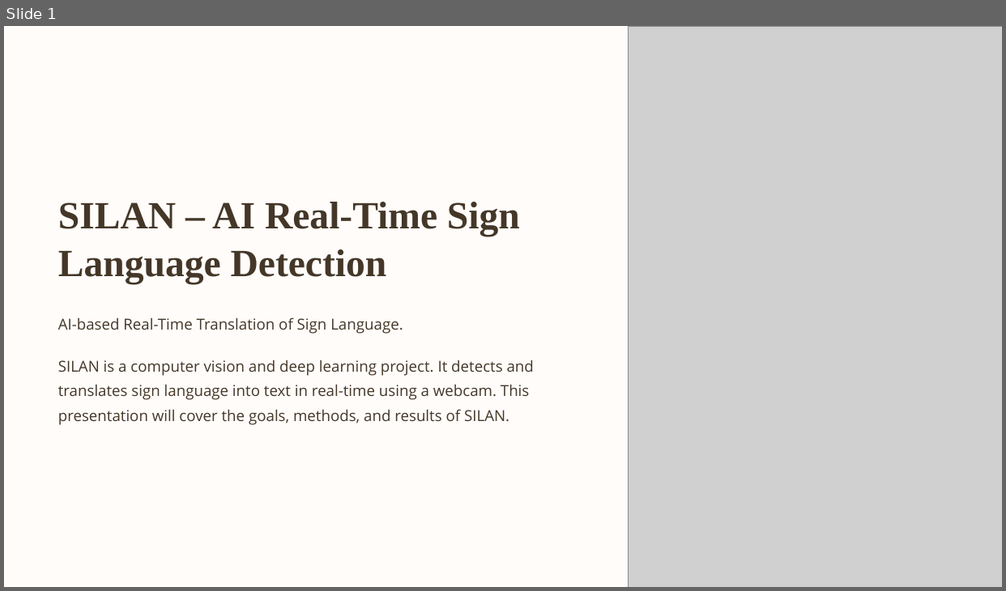
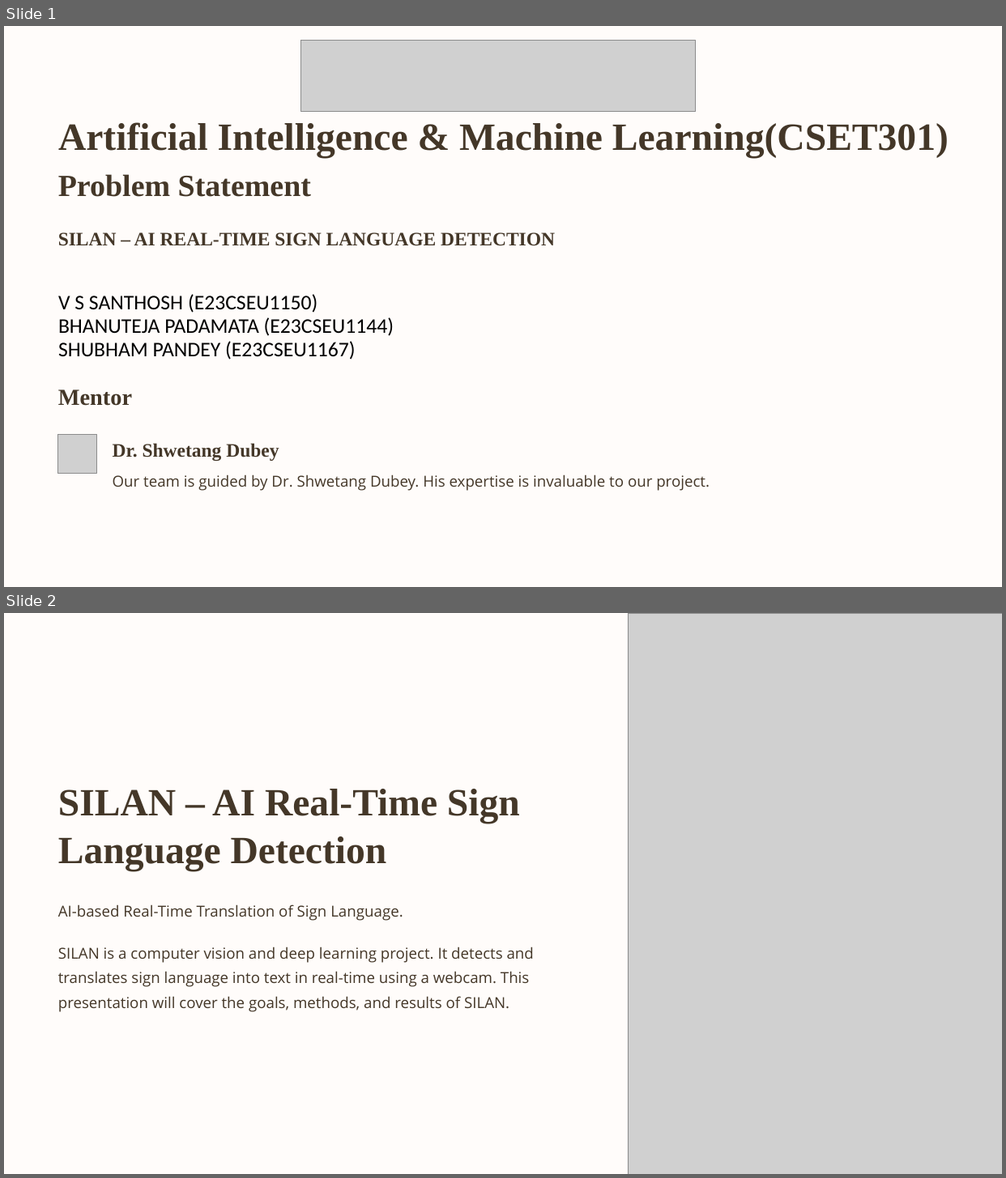
Before and after one commit to Itssanthoshhere/SILAN-AI-Sign-Language-Detection, a slide deck: SILAN-AI-Real-Time-Sign-Language-Detection.pptx. Shown one above the other, each under a label of ours: slide 1 before the commit, slides 1 and 2 after it. The pictures are 1006x591 and 1006x1178 pixels, drawn with LibreOffice and Linux fonts; fonts in the diff are those of the drawing; grey boxes stand for pictures; background and template pictures are left out. Boxes give left, top, right and bottom in pixels: in the first picture for what was removed or moved away, otherwise in the second. Text is boxed around its words. In the diff, an @@ line names an element or a change of style, - is before the commit and + after.

```diff
--- a/SILAN-AI-Real-Time-Sign-Language-Detection.pptx
+++ b/SILAN-AI-Real-Time-Sign-Language-Detection.pptx
@@ slide 1 added at (4,26,1002,587), background #FFFFFF; not listed: 1 template element that a slide beside it also shows @@
@@ picture added at (301,41,696,111) @@
@@ text added at (58,122,948,158), 44.5 pt, text #443728, bold @@
+Artificial Intelligence & Machine Learning(CSET301)
@@ text added at (58,174,311,197), 35.5 pt, text #443728, bold @@
+Problem Statement
@@ text added at (58,233,555,246), 22 pt, text #443728, bold @@
+SILAN – AI REAL-TIME SIGN LANGUAGE DETECTION
@@ text added at (58,294,394,360), 24 pt, text #000000 @@
+V S SANTHOSH (E23CSEU1150)
+BHANUTEJA PADAMATA (E23CSEU1144)
+SHUBHAM PANDEY (E23CSEU1167)
@@ text added at (58,390,132,406), 26.5 pt, text #443728, bold @@
+Mentor
@@ picture added at (58,434,97,473) @@
@@ text added at (113,443,279,461), 22 pt, text #443728, bold @@
+Dr. Shwetang Dubey
@@ text added at (113,475,710,491), 17.5 pt, text #443728 @@
+Our team is guided by Dr. Shwetang Dubey. His expertise is invaluable to our project.
@@ what was slide 1 is now slide 2 @@
```
Also in this commit, not shown: 1 other slide added.
